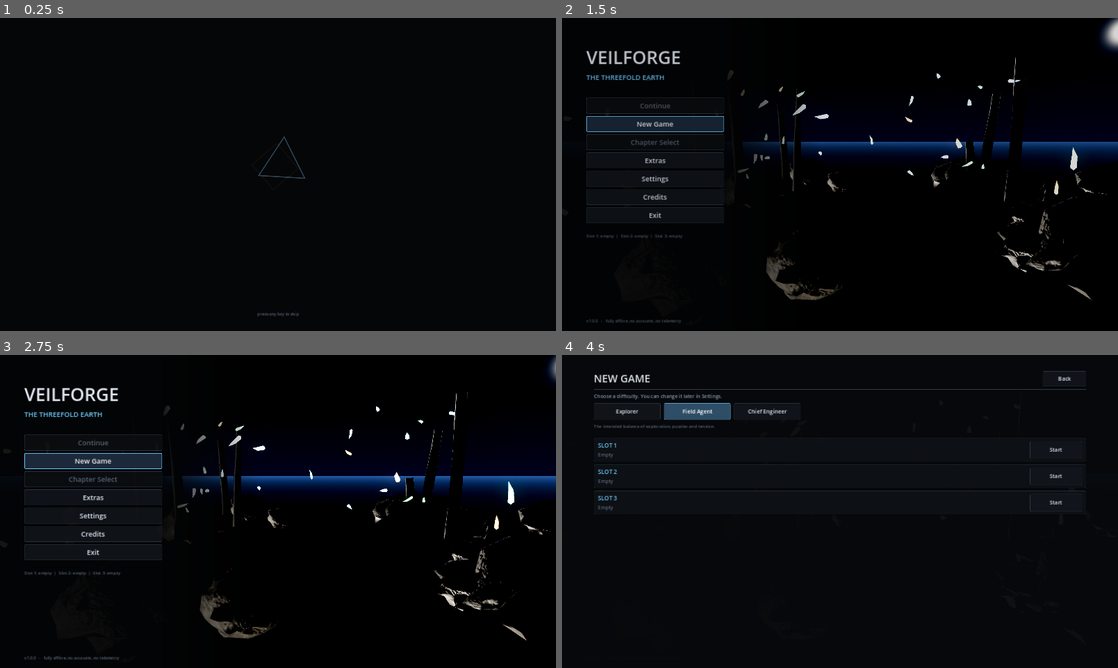
Above: before the commit, frames 1-4 (two rows, left to right).
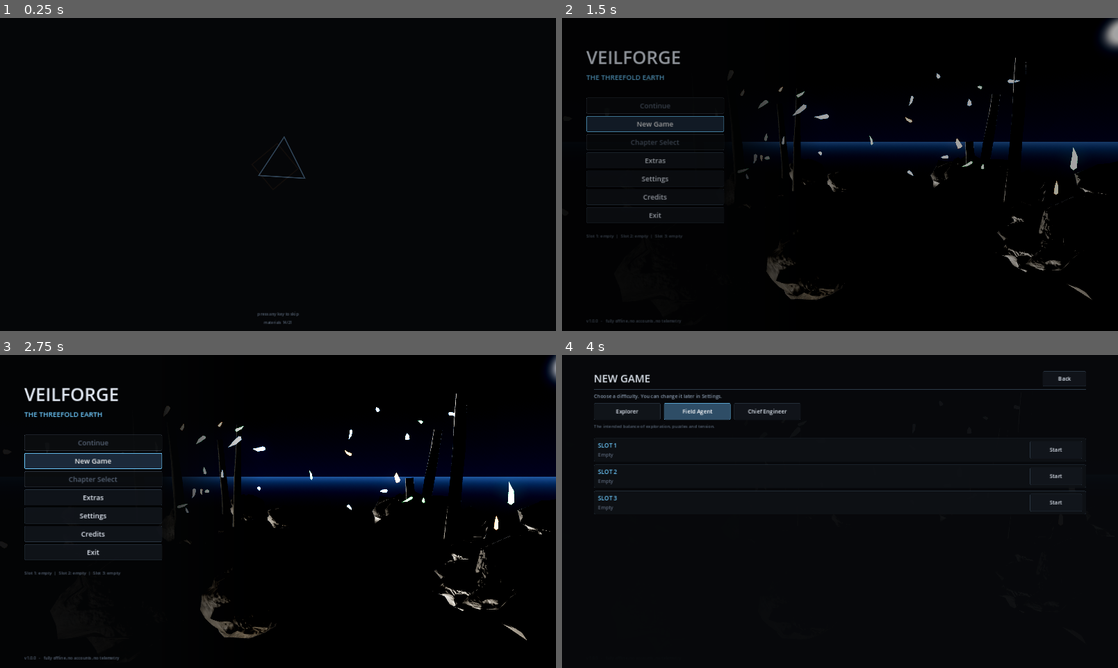
Above: after the commit, the same moments.

Repository: Sarthak87677/playstore
Game: Godot game, scene res://scenes/Boot.tscn
Same seed, same stepped clock (60 frames per second), same inputs: the game is played once before the commit and once after it.
Inputs (mouse positions are in pixels of both pictures, inside the frame that each line leads up to):
- Up to frame 1 (0.25 s): no input
- Up to frame 2 (1.5 s): tap Enter at 0.5 s; move the mouse to (962, 158) at 0.52 s; hold D (move_right) 0.53-1.25 s; hold Space (jump) 0.53-1.25 s; click (962, 158) at 0.67 s; click "New Game" at 1.25 s
- Up to frame 3 (2.75 s): click "New Game" at 2 s
- Up to frame 4 (4 s): drag from (728, 527) to (812, 574) at 2.77 s; move the mouse to (895, 442) at 3.52 s; hold D (move_right) from 3.53 s (still down); hold Ctrl (crouch) from 3.53 s (still down); tap Space (jump) at 3.8 s

The runs differ from the first frame. In frame 1, less than 0.1% of the frame differs, in the area x 47-53%, y 96-98%; in frame 2, 1.9%, in the area x 4-100%, y 0-91%; in frame 3, 0.8%; in frame 4, less than 0.1%.

Commit message:
Stop the boot warm-up blocking the first frame, and lighten the menu backdrop
Reported from Windows: the window opens with the right title and then sits on
a flat grey for a long time with nothing drawn. That grey is #3d3d3d, Godot's
default clear colour, so no frame from the game had ever been presented.

Boot called _warm() after a single `await get_tree().process_frame`. That
signal is emitted during a frame, before anything is drawn, so the whole
warm-up -- 21 materials and 15 audio buffers -- ran before the first present.
The splash it was supposed to play under could not appear until it finished.
Warm-up is now incremental, yielding a frame per item, after two frames have
gone by, so the splash is on screen first and the window keeps pumping
messages throughout.

The splash also shows the boot stage in small text ("materials 3/21",
"audio 7/14", "ready", "main menu"), and each stage is logged with timings to
the session log, which is flushed per line and so survives a force-quit. If
start-up stalls on a machine I cannot test on, that says where instead of
leaving a grey rectangle.

The main-menu backdrop now runs with SDFGI, volumetric fog, SSR and SSIL off
via a new Atmosphere.lightweight flag (honoured in _apply_quality, which would
otherwise re-enable them from the preset on the next apply). It is scenery
behind a button column and gains almost nothing from them, and they pull in
the most expensive shader variants in the game -- on a cold shader cache those
are exactly what stands between the player and the first thing they see.

This addresses a real defect in the boot path. It is not yet confirmed to be
the cause of the report; the stage readout in this build is what will tell us.

Suite: 372/372 on the source tree.

Co-Authored-By: Claude Opus 5 <noreply@anthropic.com>
Claude-Session: https://claude.ai/code/session_018ZLbvYqh7nnBifsoLrRhck

Diff:
--- a/project/core/world/Atmosphere.gd
+++ b/project/core/world/Atmosphere.gd
@@ -149,17 +149,24 @@
 	fill.light_color = p.get("fill_color", Color(0.55, 0.65, 0.85))
 	fill.light_energy = float(p.get("fill_energy", 0.22))
 
+## Set on the main-menu backdrop. It is scenery behind a button column, it
+## gains almost nothing from global illumination, volumetric fog or screen-space
+## reflections, and those are the most expensive shader variants in the game --
+## on a cold shader cache they are what stands between the player and the first
+## thing they see.
+var lightweight := false
+
 func _apply_quality() -> void:
 	var d := Settings.preset_data()
 	var env := environment
 	if env == null:
 		return
-	env.ssao_enabled = bool(d.ssao)
-	env.ssil_enabled = bool(d.ssil)
-	env.ssr_enabled = bool(d.ssr)
-	env.volumetric_fog_enabled = bool(d.volumetric)
+	env.ssao_enabled = bool(d.ssao) and not lightweight
+	env.ssil_enabled = bool(d.ssil) and not lightweight
+	env.ssr_enabled = bool(d.ssr) and not lightweight
+	env.volumetric_fog_enabled = bool(d.volumetric) and not lightweight
 	env.glow_enabled = bool(d.glow)
-	env.sdfgi_enabled = bool(d.sdfgi)
+	env.sdfgi_enabled = bool(d.sdfgi) and not lightweight
 	env.sdfgi_cascades = 4
 	env.sdfgi_min_cell_size = 0.25
 	env.sdfgi_use_occlusion = true
--- a/project/scenes/Boot.gd
+++ b/project/scenes/Boot.gd
@@ -8,6 +8,7 @@
 var _byline: Label
 var _t := 0.0
 var _skipped := false
+var _status: Label
 
 func _ready() -> void:
 	Log.info("Boot: %s" % ProjectSettings.get_setting("application/config/name"))
@@ -88,6 +89,22 @@
 	skip.offset_bottom = -40
 	_layer.add_child(skip)
 
+	# Boot stage, on screen. If start-up ever stalls on someone's machine this
+	# says where, without asking them to go and find a log file.
+	_status = UITheme.label("starting", 13, UITheme.TEXT_FAINT,
+		HORIZONTAL_ALIGNMENT_CENTER)
+	_status.set_anchors_and_offsets_preset(Control.PRESET_CENTER_BOTTOM)
+	_status.offset_left = -300
+	_status.offset_right = 300
+	_status.offset_top = -40
+	_status.offset_bottom = -14
+	_layer.add_child(_status)
+
+func _stage(text: String) -> void:
+	Log.info("Boot stage: %s" % text)
+	if _status != null and is_instance_valid(_status):
+		_status.text = text
+
 func _draw_logo() -> void:
 	var mid := _logo.size * 0.5
 	var r := 92.0
@@ -121,28 +138,51 @@
 		_skipped = true
 
 func _run() -> void:
-	# Warm the procedural caches while the splash plays.
+	# Two frames before any work. `process_frame` is emitted during a frame,
+	# before anything is drawn, so warming the caches on the first one meant the
+	# splash never reached the screen: the window sat on the engine's grey clear
+	# colour for the whole warm-up, which is indistinguishable from a hang.
 	await get_tree().process_frame
-	_warm()
+	await get_tree().process_frame
+	await _warm()
 	var start := Time.get_ticks_msec()
 	while (Time.get_ticks_msec() - start) < 2600 and not _skipped:
 		await get_tree().process_frame
 	var t := create_tween()
 	t.tween_property(_layer, "offset", Vector2(0, -40), 0.4)
 	await SceneFlow.fade_to_black(0.45)
+	_stage("main menu")
 	_layer.queue_free()
 	await SceneFlow.goto_menu(false)
+	Log.info("Boot: main menu is up")
 
+## Warms the procedural caches one step at a time, yielding a frame between
+## each, so the splash keeps animating and the window keeps pumping messages.
+## Doing it in a single blocking pass stalls the renderer for however long it
+## takes, and on a slow machine that looks exactly like a crash.
 func _warm() -> void:
-	# Materials and their noise textures generate on engine threads; touching
-	# them here means the first chapter does not pay for all of them at once.
-	for m in ["rock", "cliff", "concrete", "metal", "metal_rust", "metal_dark",
+	var t0 := Time.get_ticks_msec()
+	var mats := ["rock", "cliff", "concrete", "metal", "metal_rust", "metal_dark",
 			"glass", "wood", "bark", "foliage", "grass", "dirt", "sand", "snow",
-			"water", "ice", "tile", "nacre", "moss", "brass", "resin"]:
-		ProcAssets.mat(m)
-	for s in ["ui_click", "ui_hover", "ui_back", "ui_confirm", "ui_deny",
+			"water", "ice", "tile", "nacre", "moss", "brass", "resin"]
+	for i in mats.size():
+		_stage("materials %d/%d" % [i + 1, mats.size()])
+		ProcAssets.mat(mats[i])
+		await get_tree().process_frame
+	Log.info("Boot: materials warmed in %d ms" % (Time.get_ticks_msec() - t0))
+
+	var t1 := Time.get_ticks_msec()
+	var sfx := ["ui_click", "ui_hover", "ui_back", "ui_confirm", "ui_deny",
 			"shift_memory", "shift_ruin", "shift_bloom", "scan_start", "scan_done",
-			"collect", "checkpoint", "jump", "land_soft"]:
-		ProcAudio.sfx(s)
+			"collect", "checkpoint", "jump", "land_soft"]
+	for i in sfx.size():
+		_stage("audio %d/%d" % [i + 1, sfx.size()])
+		ProcAudio.sfx(sfx[i])
+		await get_tree().process_frame
+	_stage("ambience")
+	await get_tree().process_frame
 	ProcAudio.ambience("wind")
+	await get_tree().process_frame
+	Log.info("Boot: audio warmed in %d ms" % (Time.get_ticks_msec() - t1))
+	_stage("ready")
 	Log.info("Warm-up complete: %d audio buffers cached" % ProcAudio.cache_size())
--- a/project/scenes/MainMenu.gd
+++ b/project/scenes/MainMenu.gd
@@ -26,6 +26,7 @@
 	_bg_world = Node3D.new()
 	add_child(_bg_world)
 	_bg_atmo = Atmosphere.new()
+	_bg_atmo.lightweight = true
 	_bg_world.add_child(_bg_atmo)
 	# Menu-only palettes. These are deliberately darker and less foggy than the
 	# in-game ones: the backdrop is seen against a title and a button column, so
@@ -47,6 +48,7 @@
 			 "sky_energy": 0.40, "contrast": 1.14, "ambient": 0.48,
 			 "fog_aerial": 0.07, "fog_begin": 32.0}),
 	], _state)
+
 
 	_bg_cam = Camera3D.new()
 	_bg_cam.fov = 52.0
Not shown, changed: README.md
Not shown, changed: release/VEILFORGE-Windows-x86_64.zip
Not shown, changed: release/VEILFORGE/README.md
